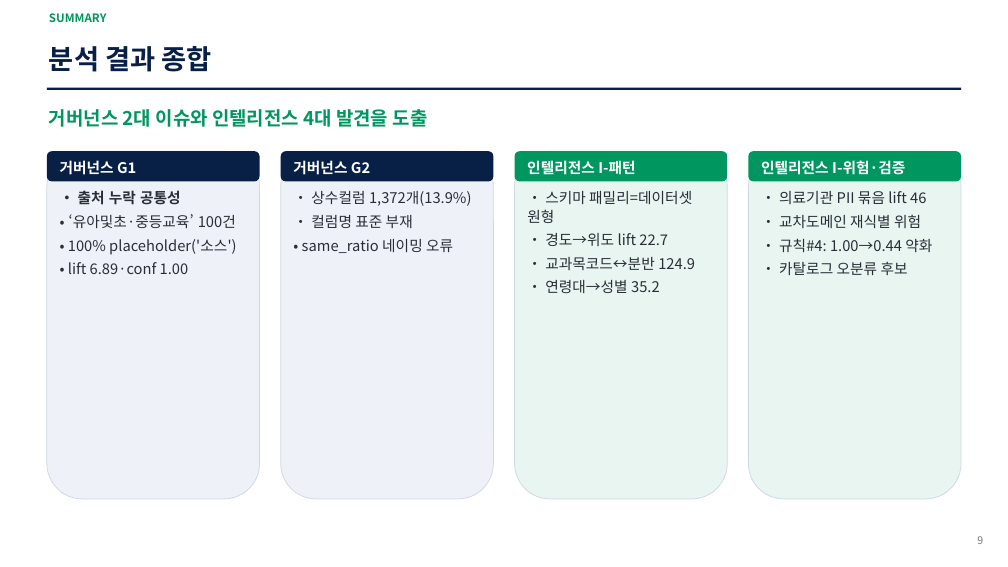
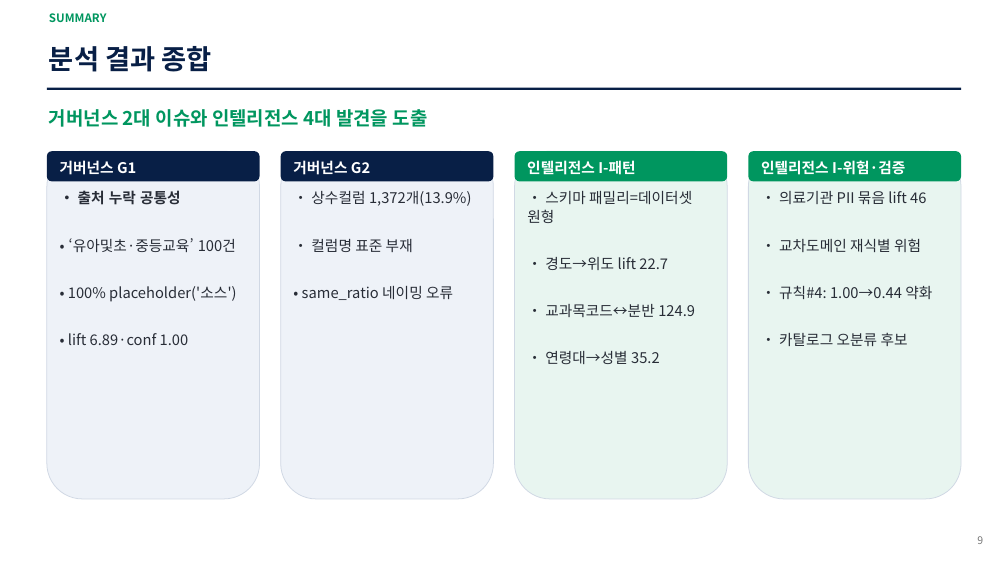
Before and after one commit to yimju/DataIntelligence-project, a slide deck: slide 9 of report/데이터지도_분석보고서_V12.pptx. Drawn at 1008x567 pixels with LibreOffice and Linux fonts; fonts in the diff are those of the drawing. Boxes give left, top, right and bottom in pixels: in the first picture for what was removed or moved away, otherwise in the second. Text is boxed around its words. In the diff, an @@ line names an element or a change of style, - is before the commit and + after.

```diff
--- a/report/데이터지도_분석보고서_V12.pptx
+++ b/report/데이터지도_분석보고서_V12.pptx
@@ text "• 출처 누락 공통성" rewrapped from box(68, 190, 236, 274) to box(68, 190, 236, 345) @@
@@ text "• 상수컬럼 1,372개(13.9%)" rewrapped from box(302, 191, 471, 253) to box(302, 191, 471, 300) @@
@@ text "• 스키마 패밀리=데이터셋 원형" rewrapped from box(527, 191, 695, 293) to box(527, 191, 695, 364) @@
@@ text "• 의료기관 PII 묶음 lift ..." rewrapped from box(779, 191, 926, 275) to box(779, 191, 932, 346) @@
```
Also in this commit, not shown: 1 other slide changed, 24 other files.
